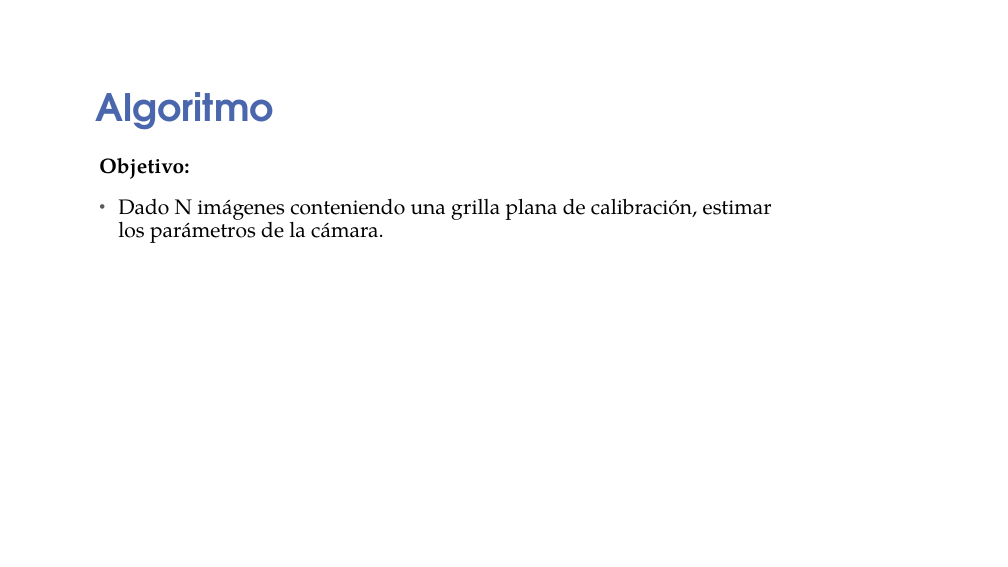
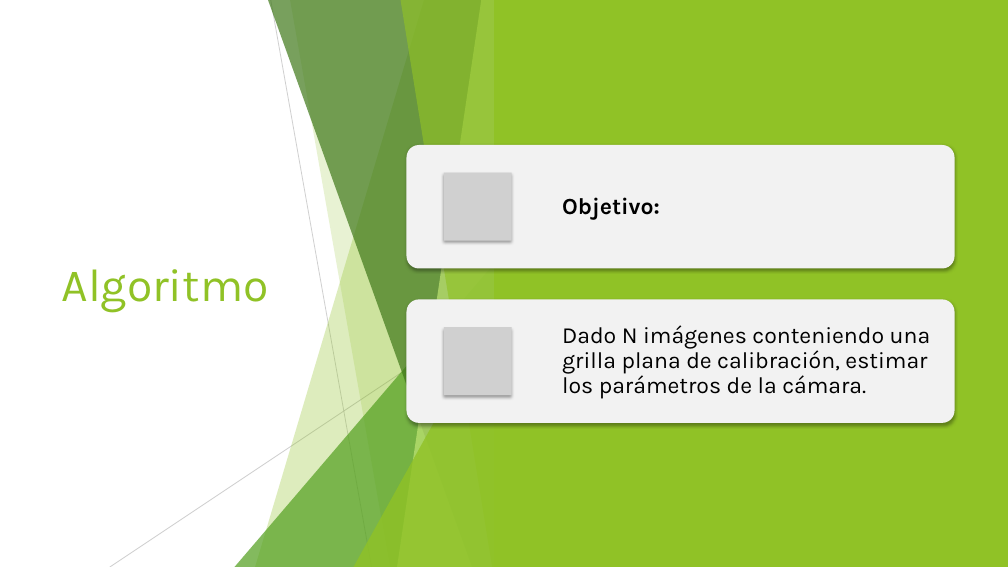
Before and after one commit to CameraCalibration/QtFrontoParallel, a slide deck: slide 2 of presentation.pptx. Drawn at 1008x567 pixels with LibreOffice and Linux fonts; fonts in the diff are those of the drawing; grey boxes stand for pictures; background and template pictures are left out. Boxes give left, top, right and bottom in pixels: in the first picture for what was removed or moved away, otherwise in the second. Text is boxed around its words. In the diff, an @@ line names an element or a change of style, - is before the commit and + after.

```diff
--- a/presentation.pptx
+++ b/presentation.pptx
@@ rectangle added at (0,0,1008,567), fill #FFFFFF @@
@@ rectangle added at (495,0,1008,567), fill #90C226 @@
@@ title "Algoritmo": place and size @@
-title "Algoritmo" at (96,92,274,130)
+title "Algoritmo" at (62,269,269,312)
@@ title "Algoritmo" at (62,269,269,312): size 36 to 44 pt, font TeX Gyre Adventor to Karla, text colour #4A66AC to #90C226, bold off; line spacing 0.8 to 1; vertical alignment bottom to middle @@
@@ text at (99,158,189,179): paragraph removed @@
-Objetivo:
@@ group added at (110,0,504,567): 5 freeform shapes, 2 lines, 2 triangles @@
@@ text "Dado N imágenes conteniendo una ...": place and size @@
-text "Dado N imágenes conteniendo una ..." at (99,158,772,243)
+text "Dado N imágenes conteniendo una ..." at (562,325,931,399)
@@ text "Dado N imágenes conteniendo una ..." at (562,325,931,399): size 20 to 22 pt, font TeX Gyre Pagella to Karla; bullet • to none; less space between paragraphs; vertical alignment top to middle @@
@@ group added at (614,0,1008,567): 5 freeform shapes, 2 lines, 2 triangles @@
@@ group added at (407,145,955,423): 2 rounded rectangles, 2 pictures, 1 text @@
+Objetivo:
```
Also in this commit, not shown: 2 other slides changed, 12 slides added, 1 slide removed, 1 other file.
